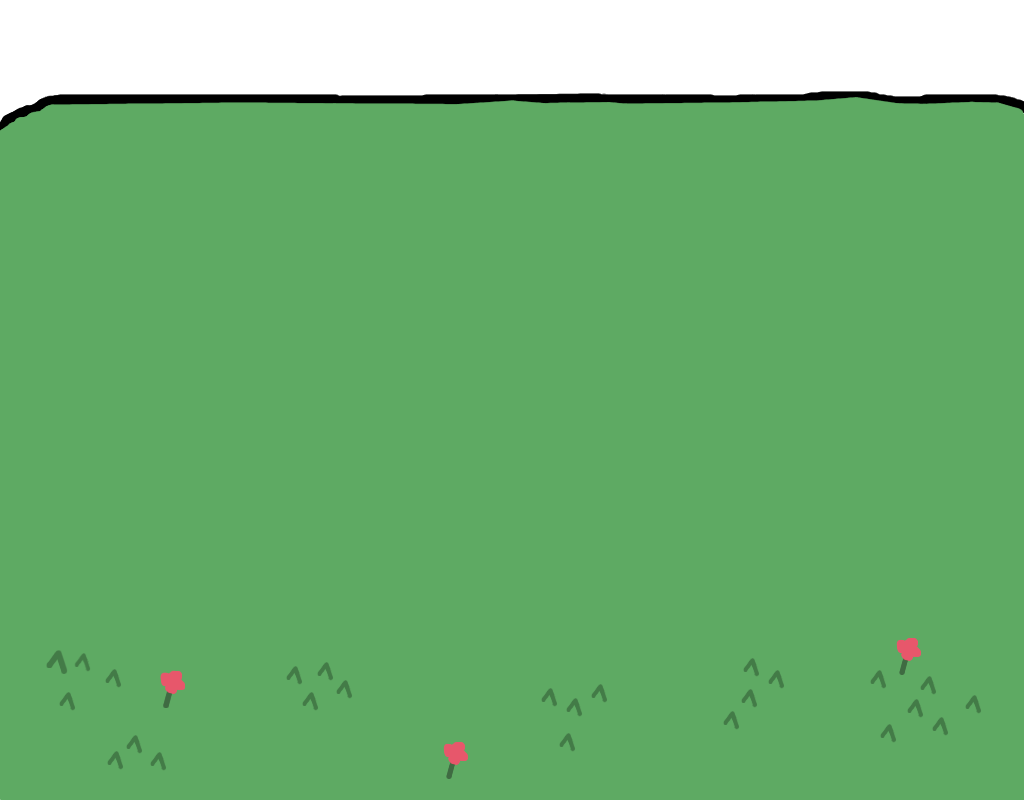
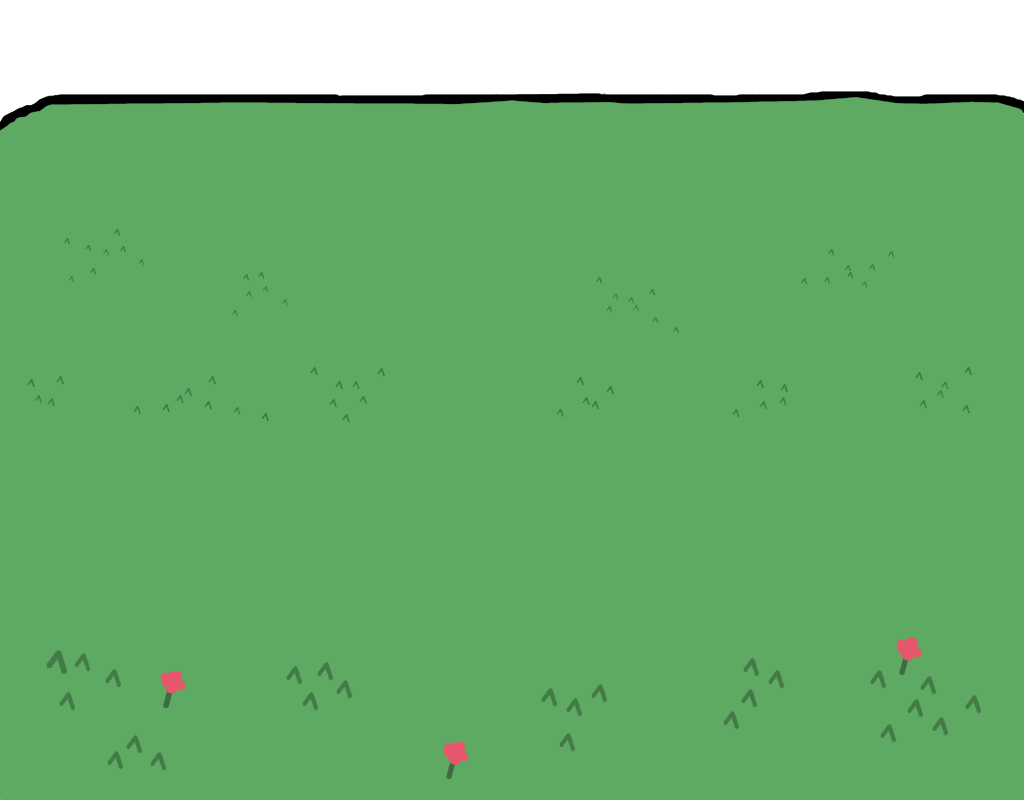
The second w=1024, h=800 image is a revision of the first. Changes to its layers:
painted on "grassDetails" over bbox(27, 229, 972, 422)
